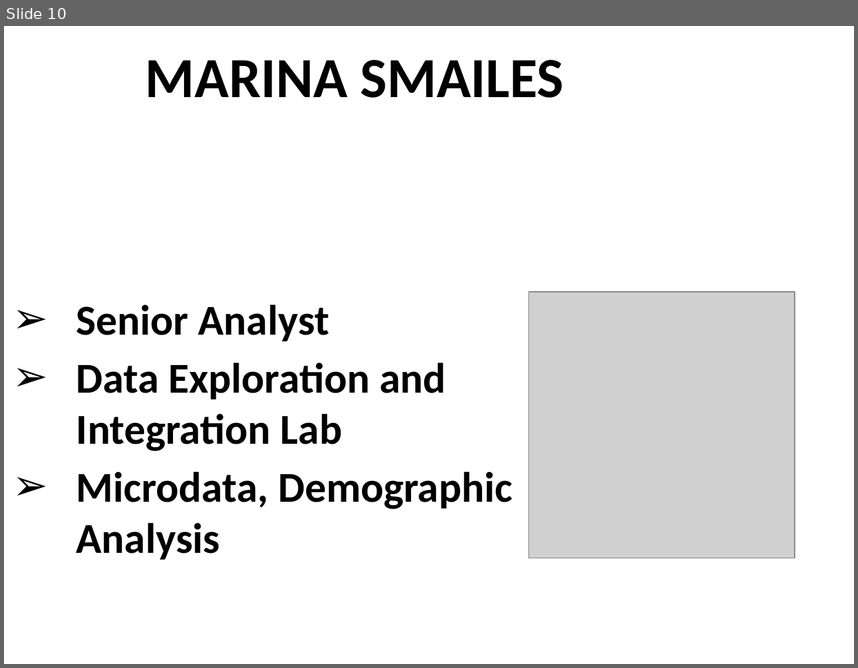
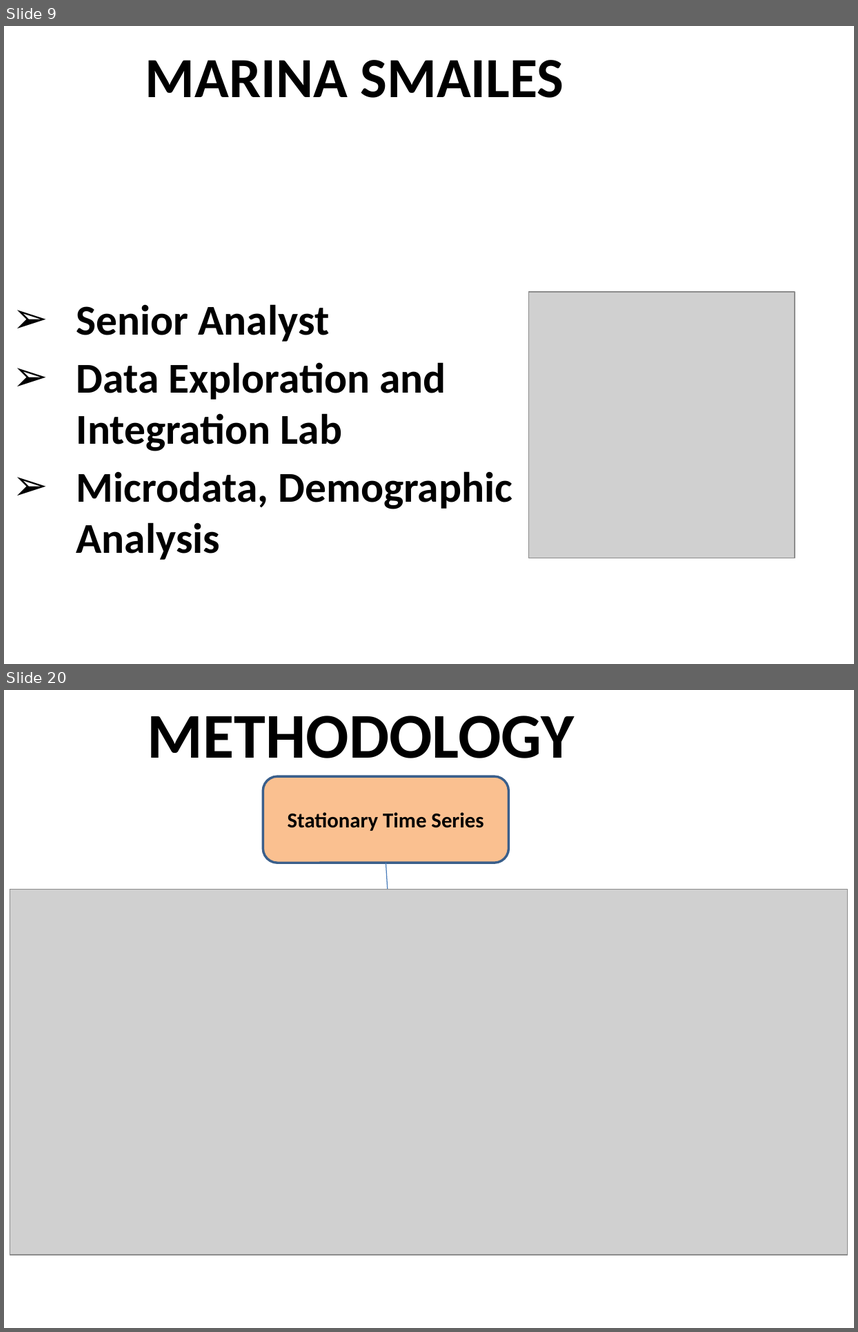
Before and after one commit to ubco-mds-2021-labs/capstone-project-googletrends_capstone, a slide deck: admin/weekly-updates/week8/sample final ppt.pptx. Shown one above the other, each under a label of ours: slide 10 before the commit, slides 9 and 20 after it; the slides between them are not shown. The pictures are 858x668 and 858x1332 pixels, drawn with LibreOffice and Linux fonts; fonts in the diff are those of the drawing; grey boxes stand for pictures. Boxes give left, top, right and bottom in pixels: in the first picture for what was removed or moved away, otherwise in the second. Text is boxed around its words. In the diff, an @@ line names an element or a change of style, - is before the commit and + after.

```diff
--- a/admin/weekly-updates/week8/sample final ppt.pptx
+++ b/admin/weekly-updates/week8/sample final ppt.pptx
@@ slide 20 added at (4, 690, 854, 1328), background #FFFFFF @@
@@ text added at (148, 716, 574, 758), 54 pt, text #000000, bold @@
+METHODOLOGY
@@ rounded rectangle added at (263, 777, 509, 863), fill #FAC090, outline #3A5F8C 2 pt, 18 pt, text #000000, bold @@
+Stationary Time Series
@@ line added from (386, 862) to (389, 916), #4B7EBC 0.75 pt @@
@@ picture added at (10, 889, 847, 1254) @@
@@ group added at (744, 1247, 805, 1290): 4 freeform shapes @@
@@ what was slide 10 is now slide 9 @@
```
Also in this commit, not shown: 4 slides changed, 6 other slides added, 6 slides removed, 1 other file.
